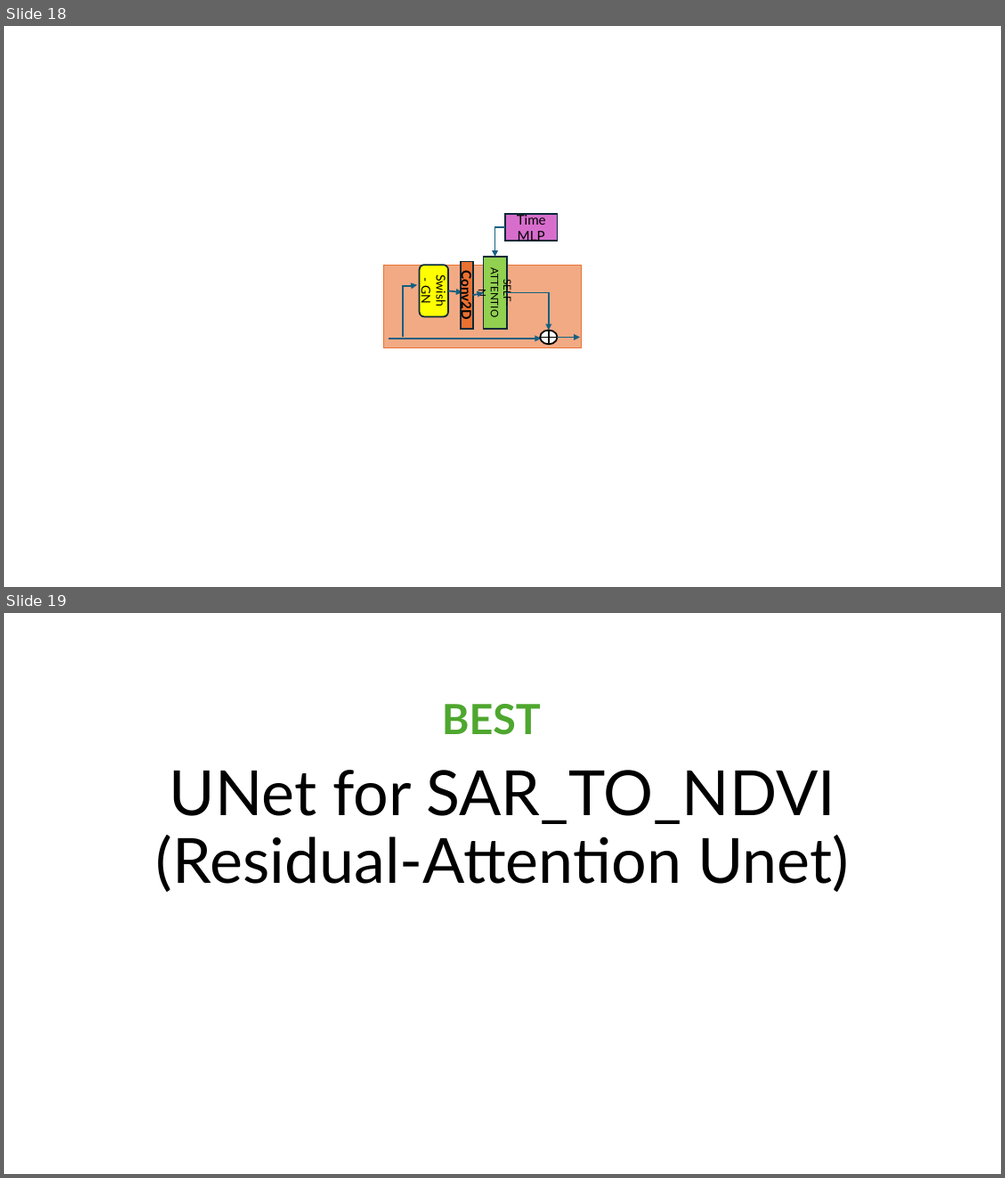
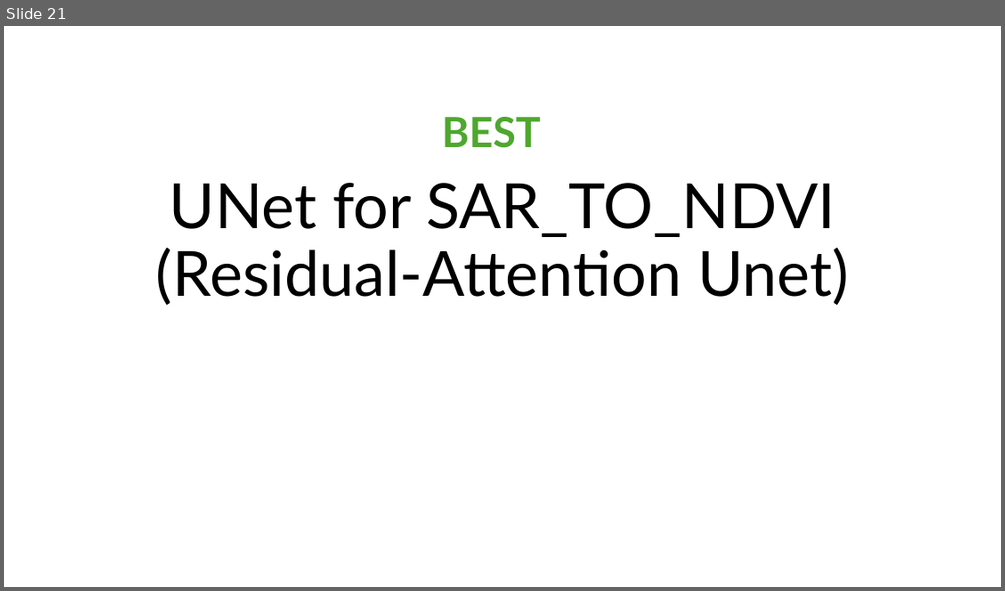
Before and after one commit to AdrianoEttari/DiffusionRemoteSensing, a slide deck: models_representation.pptx. Shown one above the other, each under a label of ours: slides 18 and 19 before the commit, slide 21 after it. The pictures are 1005x1178 and 1005x591 pixels, drawn with LibreOffice and Linux fonts; fonts in the diff are those of the drawing. Boxes give left, top, right and bottom in pixels: in the first picture for what was removed or moved away, otherwise in the second. Text is boxed around its words. In the diff, an @@ line names an element or a change of style, - is before the commit and + after.

```diff
--- a/models_representation.pptx
+++ b/models_representation.pptx
@@ slide 18 removed at <box>4,26,1001,587</box>, background #FFFFFF @@
@@ elbow arrow removed from (505, 227) to (495, 257) @@
@@ rectangle removed at <box>505,215,558,240</box> @@
-Time MLP
@@ rectangle removed at <box>383,265,581,347</box> @@
@@ rounded rectangle removed at <box>419,265,448,317</box> @@
-Swish - GN
@@ rectangle removed at <box>461,262,473,329</box> @@
-Conv2D
@@ rectangle removed at <box>483,257,506,329</box> @@
-SELF-ATTENTION
@@ elbow arrow removed from (404, 338) to (418, 285) @@
@@ arrow removed from (448, 290) to (462, 292) @@
@@ arrow removed from (473, 295) to (484, 293) @@
@@ elbow arrow removed from (507, 293) to (549, 330) @@
@@ arrow removed from (388, 338) to (541, 338) @@
@@ flow chart or removed at <box>540,330,558,345</box> @@
@@ arrow removed from (558, 338) to (580, 338) @@
@@ what was slide 19 is now slide 21 @@
```
Also in this commit, not shown: 2 slides changed, 3 slides added.
